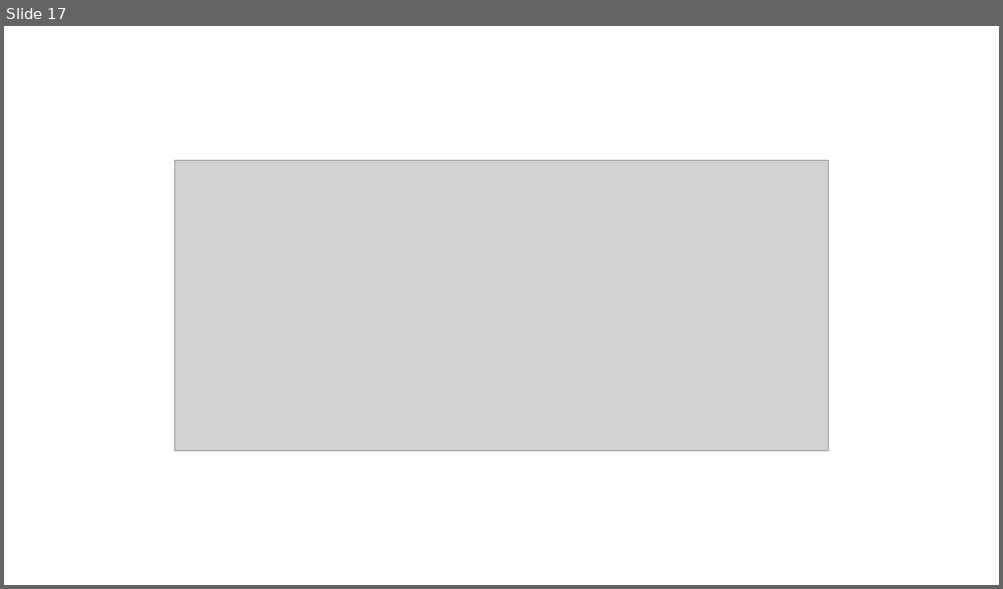
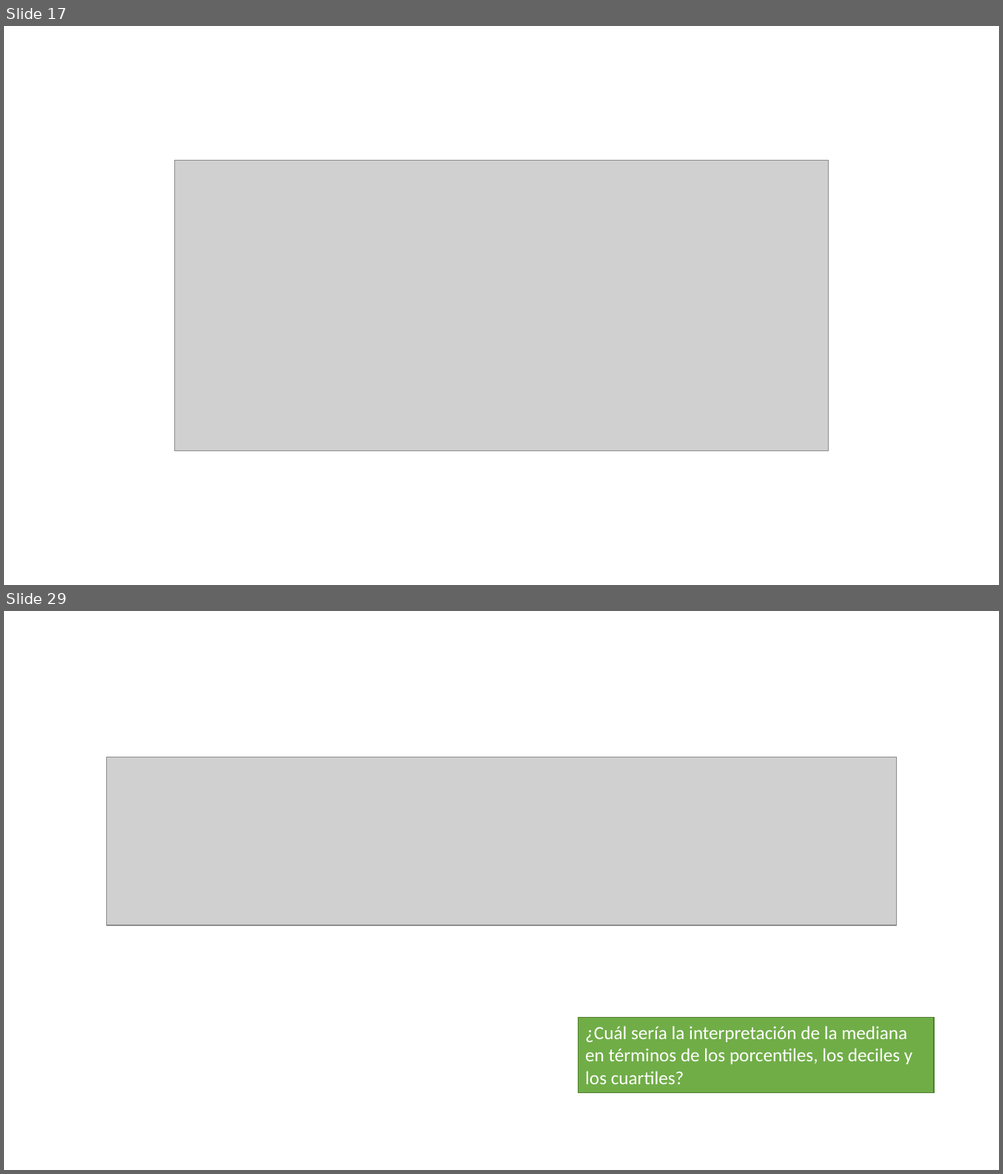
Before and after one commit to 26-jorge-01/IA-SPP, a slide deck: docs/4. estadistica.pptx. Shown one above the other, each under a label of ours: slide 17 before the commit, slides 17 and 29 after it; the slides between them are not shown. The pictures are 1003x589 and 1003x1174 pixels, drawn with LibreOffice and Linux fonts; fonts in the diff are those of the drawing; grey boxes stand for pictures. Boxes give left, top, right and bottom in pixels: in the first picture for what was removed or moved away, otherwise in the second. Text is boxed around its words. In the diff, an @@ line names an element or a change of style, - is before the commit and + after.

```diff
--- a/docs/4. estadistica.pptx
+++ b/docs/4. estadistica.pptx
@@ slide 29 added at bbox=[4, 611, 999, 1170], background #FFFFFF @@
@@ picture added at bbox=[107, 758, 896, 925] @@
@@ rectangle added at bbox=[578, 1017, 933, 1093], fill #70AD47, outline #538035 1 pt, 18 pt, text #FFFFFF @@
+¿Cuál sería la interpretación de la mediana en términos de los porcentiles, los deciles y los cuartiles?
```
Also in this commit, not shown: 11 other slides added, 1 other file.
